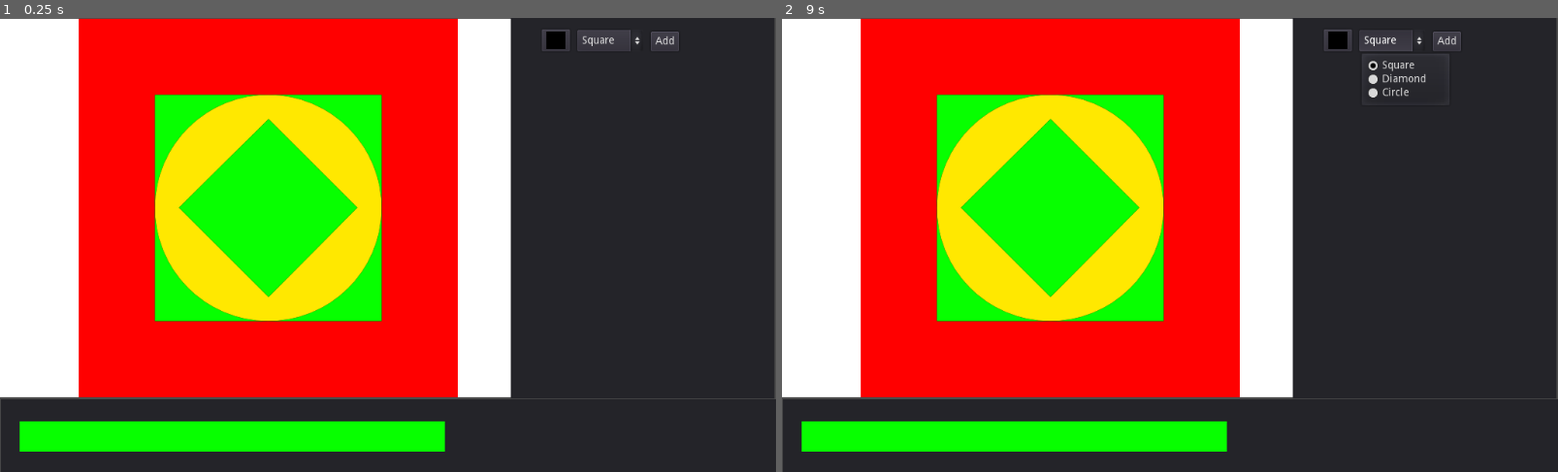
Above: before the commit, frames 1-2 (left to right).
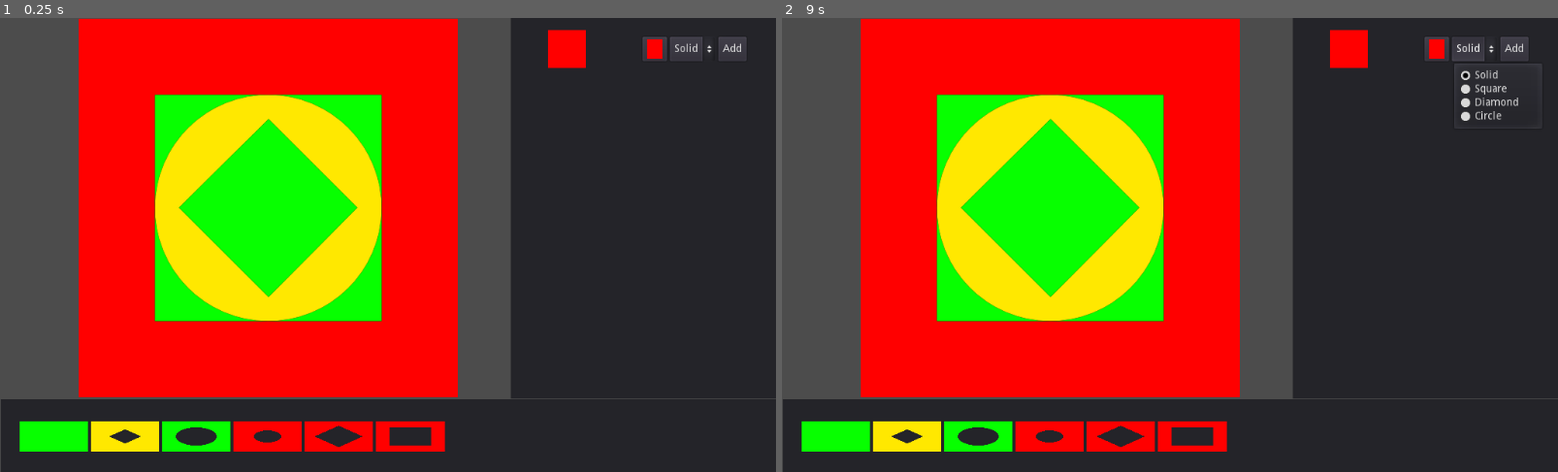
Above: after the commit, the same moments.

Repository: ianfabs/GodotStencils
Game: Godot game, scene res://Stage.tscn
Same seed, same stepped clock (60 frames per second), same inputs: the game is played once before the commit and once after it.
Inputs (mouse positions are in pixels of both pictures, inside the frame that each line leads up to):
- Up to frame 1 (0.25 s): no input
- Up to frame 2 (9 s): click "Square" (after the commit: "Solid") at 0.5 s; click "Add" at 1.25 s; click (1014, 435) at 2.02 s; click (836, 435) at 2.77 s; click (906, 435) at 3.52 s; click (976, 435) at 4.27 s; click (1045, 435) at 5.02 s; click (1123, 435) at 5.77 s; click (1193, 435) at 6.52 s; click (1014, 435) at 7.27 s; click (836, 435) at 8.02 s; click "Square" (after the commit: "Solid") at 8.75 s

The runs differ from the first frame. In frame 1, 18% of the frame differs, in the area x 0-100%, y 0-96%; in frame 2, 19%.

Commit message:
add stencil preview feature

Diff:
--- a/CustomStencil.gd
+++ b/CustomStencil.gd
@@ -170,6 +170,3 @@
 	btn.texture_normal = get_texture()
 	loc.add_child(btn)
 	return btn as TextureButton
-
-func _on_ColorPickerButton_color_changed(color):
-	self.color = color
--- a/Stage.gd
+++ b/Stage.gd
@@ -13,16 +13,14 @@
 # Called when the node enters the scene tree for the first time.
 func _ready():
 	stencils = $Stack.get_children()
-	stencils[0].set_button($UI/Footer/Stencils)
+	for stencil in stencils:
+		stencil.set_button($UI/Footer/Stencils)
 #	for stencil in stencils: add_stencil_btn(stencil)
 
 # Called every frame. 'delta' is the elapsed time since the previous frame.
 func _process(delta):
 	pass
 #	$UI/Footer/Stencils/TextureButton.
-
-func _on_ColorPickerButton_color_changed(color):
-	new_stencil_color = color
 
 func _on_OptionButton_item_selected(index):
 	match index:
--- a/Stage.tscn
+++ b/Stage.tscn
@@ -8,23 +8,6 @@
 
 [sub_resource type="ViewportTexture" id=9]
 viewport_path = NodePath("Stack/1/Viewport")
-
-[sub_resource type="Shader" id=2]
-code = "shader_type canvas_item;
-
-uniform vec4 vColor;
-
-void fragment() {
-	COLOR = vColor;
-}"
-
-[sub_resource type="ShaderMaterial" id=3]
-shader = SubResource( 2 )
-shader_param/vColor = Plane( 0, 0, 0, 1 )
-
-[sub_resource type="QuadMesh" id=1]
-material = SubResource( 3 )
-size = Vector2( 50, 50 )
 
 [sub_resource type="ShaderMaterial" id=6]
 resource_local_to_scene = true
@@ -49,6 +32,7 @@
 
 [node name="UI" type="CanvasLayer" parent="."]
 script = ExtResource( 2 )
+stencil = ExtResource( 1 )
 
 [node name="Footer" type="Panel" parent="UI"]
 margin_left = 1.0
@@ -70,43 +54,55 @@
 
 [node name="Sidebar" type="Panel" parent="UI"]
 margin_left = 674.0
-margin_right = 1022.0
+margin_right = 1026.0
 margin_bottom = 503.0
 
-[node name="OptionButton" type="OptionButton" parent="UI/Sidebar"]
-margin_left = 88.0
-margin_top = 16.0
-margin_right = 175.0
-margin_bottom = 44.0
-text = "Square"
+[node name="HBoxContainer" type="HBoxContainer" parent="UI/Sidebar"]
+anchor_left = -0.099
+anchor_top = 0.05
+anchor_right = -0.099
+anchor_bottom = 0.114
+margin_left = 166.0
+margin_top = -0.15
+margin_right = 346.0
+margin_bottom = -0.150002
+alignment = 2
 
-[node name="ColorPickerButton" type="ColorPickerButton" parent="UI/Sidebar"]
-margin_left = 41.0
-margin_top = 15.0
-margin_right = 78.0
-margin_bottom = 44.0
+[node name="ColorPickerButton" type="ColorPickerButton" parent="UI/Sidebar/HBoxContainer"]
+margin_left = 43.0
+margin_right = 75.0
+margin_bottom = 32.0
 grow_horizontal = 0
 focus_mode = 0
 enabled_focus_mode = 0
 text = "Col"
 align = 0
+color = Color( 1, 0, 0, 1 )
 
-[node name="Button" type="Button" parent="UI/Sidebar"]
-margin_left = 185.0
-margin_top = 18.0
-margin_right = 222.0
-margin_bottom = 44.0
+[node name="OptionButton" type="OptionButton" parent="UI/Sidebar/HBoxContainer"]
+margin_left = 79.0
+margin_right = 139.0
+margin_bottom = 32.0
+text = "Solid"
+
+[node name="Button" type="Button" parent="UI/Sidebar/HBoxContainer"]
+margin_left = 143.0
+margin_right = 180.0
+margin_bottom = 32.0
 focus_mode = 0
 enabled_focus_mode = 0
 text = "Add"
 
-[node name="MeshInstance2D" type="MeshInstance2D" parent="."]
-position = Vector2( 337, 251 )
-scale = Vector2( 13.48, 10 )
-mesh = SubResource( 1 )
-__meta__ = {
-"_edit_lock_": true
-}
+[node name="TextureRect" type="TextureRect" parent="UI/Sidebar"]
+margin_left = 49.0
+margin_top = 16.0
+margin_right = 99.0
+margin_bottom = 66.0
+size_flags_horizontal = 3
+expand = true
+
+[node name="PreviewStencil" parent="UI/Sidebar" instance=ExtResource( 1 )]
+show_behind_parent = true
 
 [node name="Stack" type="CanvasLayer" parent="."]
 layer = 0
@@ -162,8 +158,8 @@
 type = "square"
 size = 2
 
-[connection signal="color_changed" from="UI/Sidebar/ColorPickerButton" to="." method="_on_ColorPickerButton_color_changed"]
-[connection signal="color_changed" from="UI/Sidebar/ColorPickerButton" to="Stack/4" method="_on_ColorPickerButton_color_changed"]
-[connection signal="pressed" from="UI/Sidebar/Button" to="." method="_on_Button_pressed"]
+[connection signal="color_changed" from="UI/Sidebar/HBoxContainer/ColorPickerButton" to="UI" method="_on_ColorPickerButton_color_changed"]
+[connection signal="item_selected" from="UI/Sidebar/HBoxContainer/OptionButton" to="UI" method="_on_OptionButton_item_selected"]
+[connection signal="pressed" from="UI/Sidebar/HBoxContainer/Button" to="." method="_on_Button_pressed"]
 
 [editable path="Stack/1"]
--- a/StencilButton.tscn
+++ b/StencilButton.tscn
@@ -8,5 +8,4 @@
 hint_tooltip = "Test"
 size_flags_horizontal = 3
 expand = true
-stretch_mode = 1
 script = ExtResource( 1 )
--- a/UI.gd
+++ b/UI.gd
@@ -1,19 +1,47 @@
 extends CanvasLayer
 signal change_stencil(typeId)
 
+export (PackedScene) var stencil
 
 # Declare member variables here. Examples:
 # var a = 2
 # var b = "text"
-onready var shapeSelectBtn = $Sidebar/OptionButton
+onready var shapeSelectBtn = $Sidebar/HBoxContainer/OptionButton
+onready var colorPicker = $Sidebar/HBoxContainer/ColorPickerButton
+onready var previewStencil = $Sidebar/PreviewStencil
+
+var type
+var color
 
 # Called when the node enters the scene tree for the first time.
 func _ready():
-	shapeSelectBtn.add_item("Square", 0)
-	shapeSelectBtn.add_item("Diamond", 1)
-	shapeSelectBtn.add_item("Circle", 2)
+	shapeSelectBtn.add_item("Solid", 0)
+	shapeSelectBtn.add_item("Square", 1)
+	shapeSelectBtn.add_item("Diamond", 2)
+	shapeSelectBtn.add_item("Circle", 3)
+
+	colorPicker.get_picker().add_preset(Color(1,0,0)) #red
+	colorPicker.get_picker().add_preset(Color(0,1,0)) #green
+	colorPicker.get_picker().add_preset(Color(0,0,1)) #blue
+	colorPicker.get_picker().add_preset(Color(0,0.5,0.5)) #yellow
+
+	type = "solid"
+	color = colorPicker.color
+	$Sidebar/TextureRect.texture = previewStencil.get_texture()
 
 
 # Called every frame. 'delta' is the elapsed time since the previous frame.
-#func _process(delta):
-#	pass
+func _process(delta):
+	previewStencil.color = color
+	previewStencil.type = type
+	$Sidebar/TextureRect.texture = previewStencil.get_texture()
+
+func _on_OptionButton_item_selected(index):
+	match index:
+		0: type = "solid"
+		1: type = "square"
+		2: type = "diamond"
+		3: type = "circle"
+
+func _on_ColorPickerButton_color_changed(color):
+	self.color = color
Not shown: 2 places in CustomStencil.tscn that only renumber resources
Not shown: 1 places in Stage.tscn that only renumber resources
